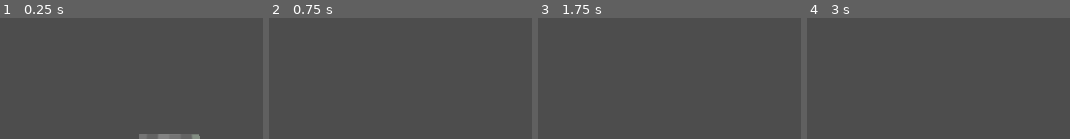
Above: before the commit, frames 1-4 (left to right).
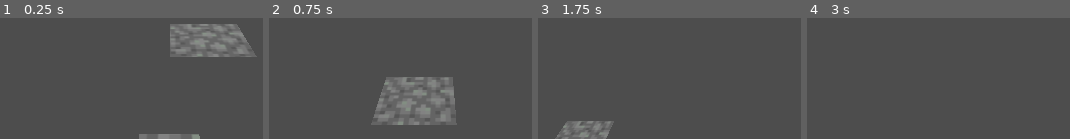
Above: after the commit, the same moments.

Repository: ExoticCatalyst/Minecraft-inspired-game
Game: Godot game, scene res://node_3d.tscn
Same seed, same stepped clock (60 frames per second), same inputs: the game is played once before the commit and once after it.
Inputs (mouse positions are in pixels of both pictures, inside the frame that each line leads up to):
- Up to frame 1 (0.25 s): no input
- Up to frame 2 (0.75 s): tap Enter at 0.5 s; move the mouse to (outside the picture) at 0.52 s; hold D from 0.53 s (still down); hold E from 0.53 s (still down); click (outside the picture) at 0.67 s
- Up to frame 3 (1.75 s): tap Space at 1.25 s; move the mouse to (outside the picture) at 1.27 s; release D at 1.28 s; release E at 1.28 s; hold S from 1.28 s (still down); tap Q at 1.35 s
- Up to frame 4 (3 s): move the mouse to (outside the picture) at 2.02 s; release S at 2.03 s; hold D 2.03-2.78 s; hold E 2.03-2.78 s; tap Enter at 2.75 s; move the mouse to (outside the picture) at 2.77 s; hold W from 2.78 s (still down); tap Q at 2.85 s; click (outside the picture) at 2.92 s

The runs differ from the first frame. In frame 1, 7.1% of the frame differs, in the area x 64-98%, y 4-33%; in frame 2, 6.8%; in frame 3, 1.8%; in frame 4, nothing differs.

Commit message:
arraymesh test

Diff:
--- a/node_3d.tscn
+++ b/node_3d.tscn
@@ -1,5 +1,6 @@
-[gd_scene load_steps=6 format=3 uid="uid://clkxv1amwrr48"]
+[gd_scene load_steps=8 format=3 uid="uid://dvjj4gkdaiu82"]
 
+[ext_resource type="Script" path="res://scripts/world.gd" id="1_6nsyx"]
 [ext_resource type="Texture2D" uid="uid://qfv41j6ksefo" path="res://stone.png" id="1_eevto"]
 [ext_resource type="Script" path="res://scripts/cam-controller.gd" id="2_x4mri"]
 
@@ -9,6 +10,9 @@
 albedo_texture = ExtResource("1_eevto")
 
 [sub_resource type="BoxShape3D" id="BoxShape3D_0raci"]
+
+[sub_resource type="StandardMaterial3D" id="StandardMaterial3D_exydt"]
+vertex_color_use_as_albedo = true
 
 [node name="Node3D" type="Node3D"]
 transform = Transform3D(1, 0, 0, 0, 1, 0, 0, 0, 1, -0.000591874, 0.00202352, -0.000701487)
@@ -30,3 +34,8 @@
 
 [node name="DirectionalLight3D" type="DirectionalLight3D" parent="."]
 transform = Transform3D(0.490387, -0.832719, 0.257101, 0, 0.295008, 0.955495, -0.871505, -0.468562, 0.144668, 0.0318424, 1.74449, 0.768908)
+
+[node name="MeshInstance3D" type="MeshInstance3D" parent="."]
+transform = Transform3D(1, 0, 0, 0, 1, 0, 0, 0, 1, 0, 2.57204, 0)
+material_override = SubResource("StandardMaterial3D_exydt")
+script = ExtResource("1_6nsyx")
--- /dev/null
+++ b/scripts/world.gd
@@ -0,0 +1,35 @@
+extends MeshInstance3D
+
+# Called when the node enters the scene tree for the first time.
+func _ready():
+	var st = SurfaceTool.new()
+
+	st.begin(Mesh.PRIMITIVE_TRIANGLES)
+	st.set_color(Color(1, 1, 1))
+
+	st.set_uv(Vector2(0, 0))
+	st.add_vertex(Vector3(0, 0, 0))
+	st.set_uv(Vector2(1, 0))
+	st.add_vertex(Vector3(1, 0, 0))
+	st.set_uv(Vector2(1, 1))
+	st.add_vertex(Vector3(1, 0, 1))
+
+	st.set_uv(Vector2(0, 0))
+	st.add_vertex(Vector3(0, 0, 0))
+	st.set_uv(Vector2(1, 1))
+	st.add_vertex(Vector3(1, 0, 1))
+	st.set_uv(Vector2(0, 1))
+	st.add_vertex(Vector3(0, 0, 1))
+
+	print("AAA")
+	st.generate_normals()
+	mesh = st.commit()
+
+	material_override = StandardMaterial3D.new()
+	material_override.albedo_texture = load("res://stone.png")
+	pass # Replace with function body.
+
+
+# Called every frame. 'delta' is the elapsed time since the previous frame.
+func _process(delta):
+	pass
